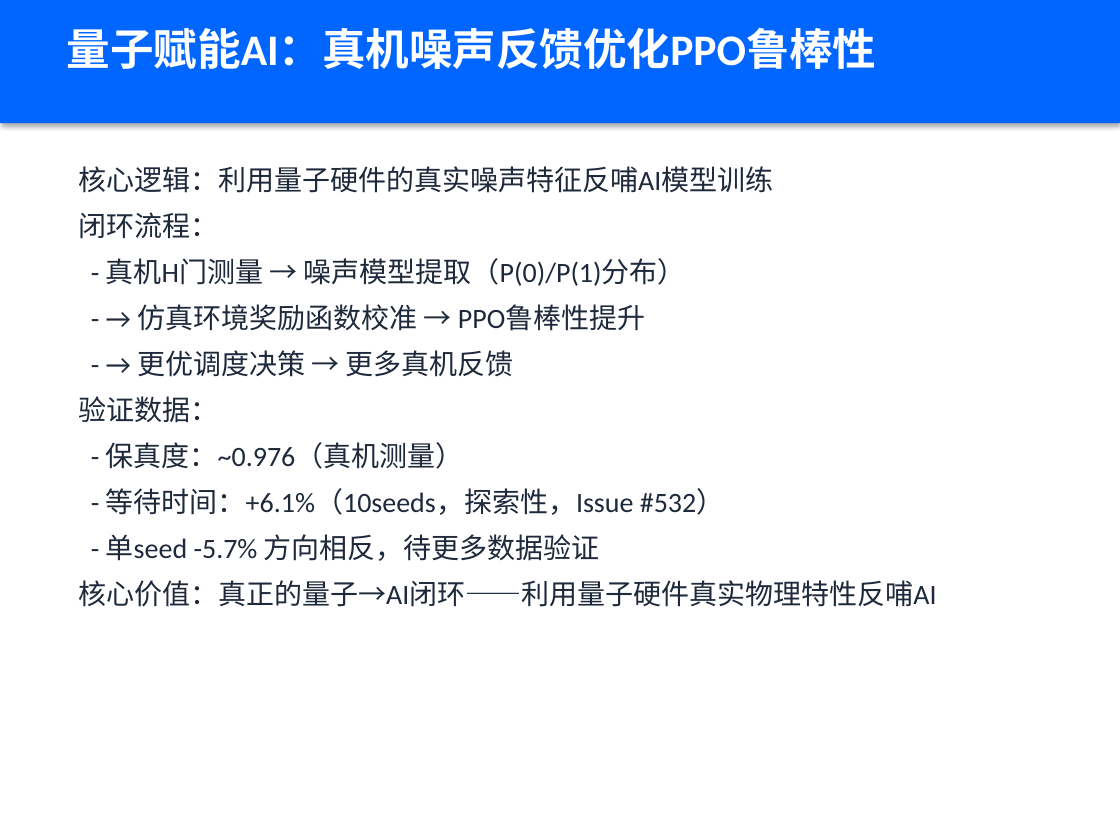
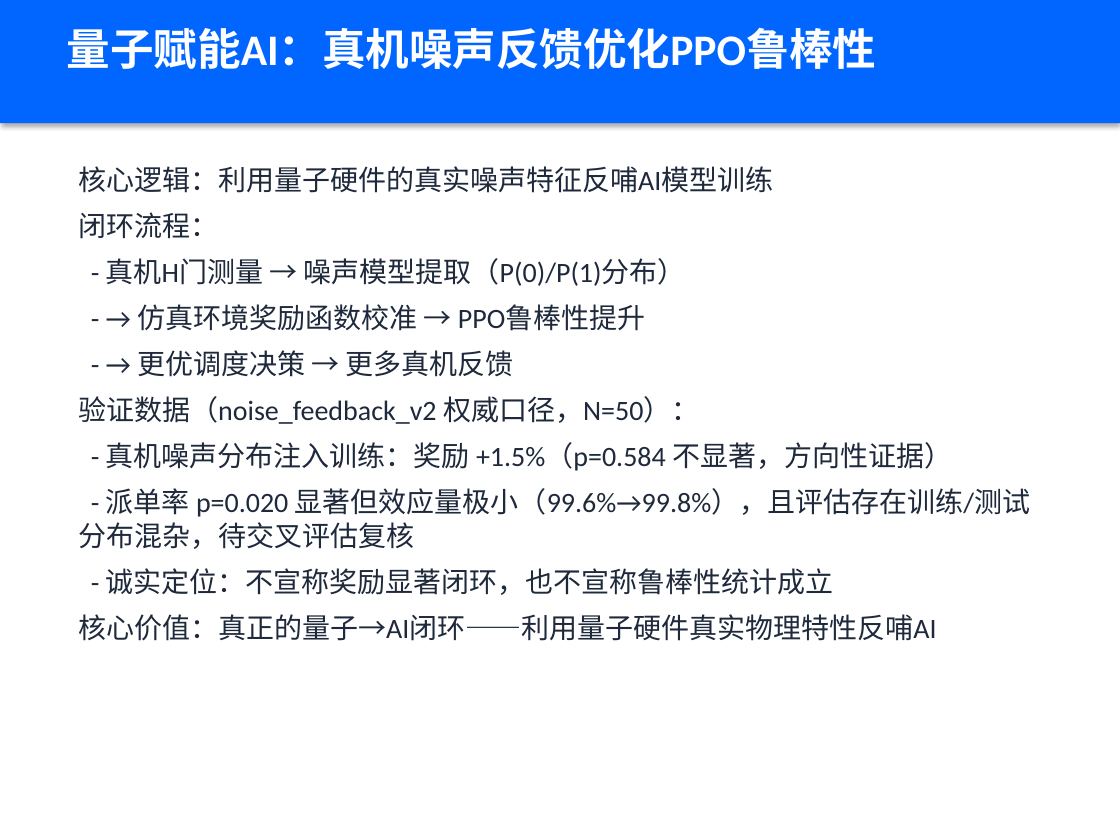
Before and after one commit to xiabai2008/quantum-rl-scheduler, a slide deck: slide 8 of deliverable_models/答辩PPT.pptx. Drawn at 1120x840 pixels with LibreOffice and Linux fonts; fonts in the diff are those of the drawing. Boxes give left, top, right and bottom in pixels: in the first picture for what was removed or moved away, otherwise in the second. Text is boxed around its words. In the diff, an @@ line names an element or a change of style, - is before the commit and + after.

Commit message:
fix: 8.6审查复核收尾 - 编译层数字统一+噪声N=25 p值修订+全仓交付文档同步
- docs/defense_qa_handbook.md: 修正N=25配对p值(8.88e-16->2.98e-08, 负向/敏感性), Q54编译层深电路+33.3%(n=20)->+38.5%(N=80, Issue #559)

- 编译层深电路数字统一: defense_ppt_outline/observation_dim_standard/dual_empowerment_asymmetry/项目记忆_给AI/AGENTS.md 全部更新为+38.5%(N=80, Wilcoxon p=2.75e-02显著), 消除旧n=20样本残留

- 全仓交付文档同步8.5诚实化口径(README/白皮书/双向赋能/新颖性/MODELS/PPT脚本/Dashboard)

```diff
--- a/deliverable_models/答辩PPT.pptx
+++ b/deliverable_models/答辩PPT.pptx
@@ text at bbox=[78, 396, 1030, 595]: text changed @@
-验证数据：
-- 保真度：~0.976（真机测量）
-- 等待时间：+6.1%（10seeds，探索性，Issue #532）
-- 单seed -5.7% 方向相反，待更多数据验证
+验证数据（noise_feedback_v2 权威口径，N=50）：
+- 真机噪声分布注入训练：奖励 +1.5%（p=0.584 不显著，方向性证据）
+- 派单率 p=0.020 显著但效应量极小（99.6%→99.8%），且评估存在训练/测试分布混杂，待交叉评估复核
+- 诚实定位：不宣称奖励显著闭环，也不宣称鲁棒性统计成立
```
Also in this commit, not shown: 5 other slides changed, 15 other files.
